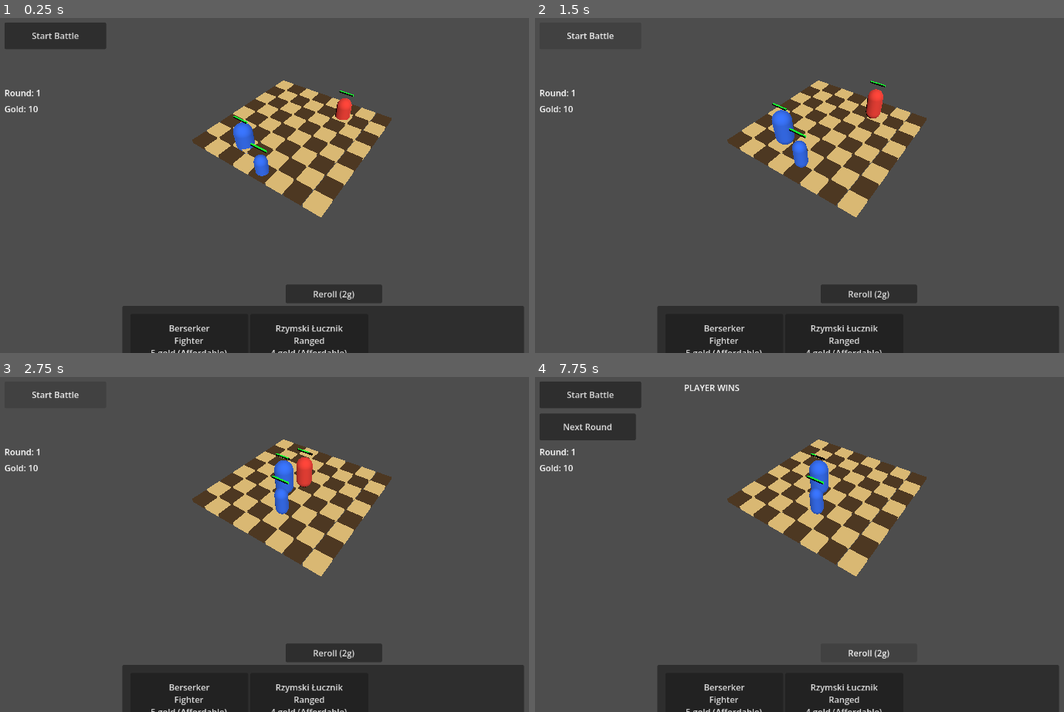
Above: before the commit, frames 1-4 (two rows, left to right).
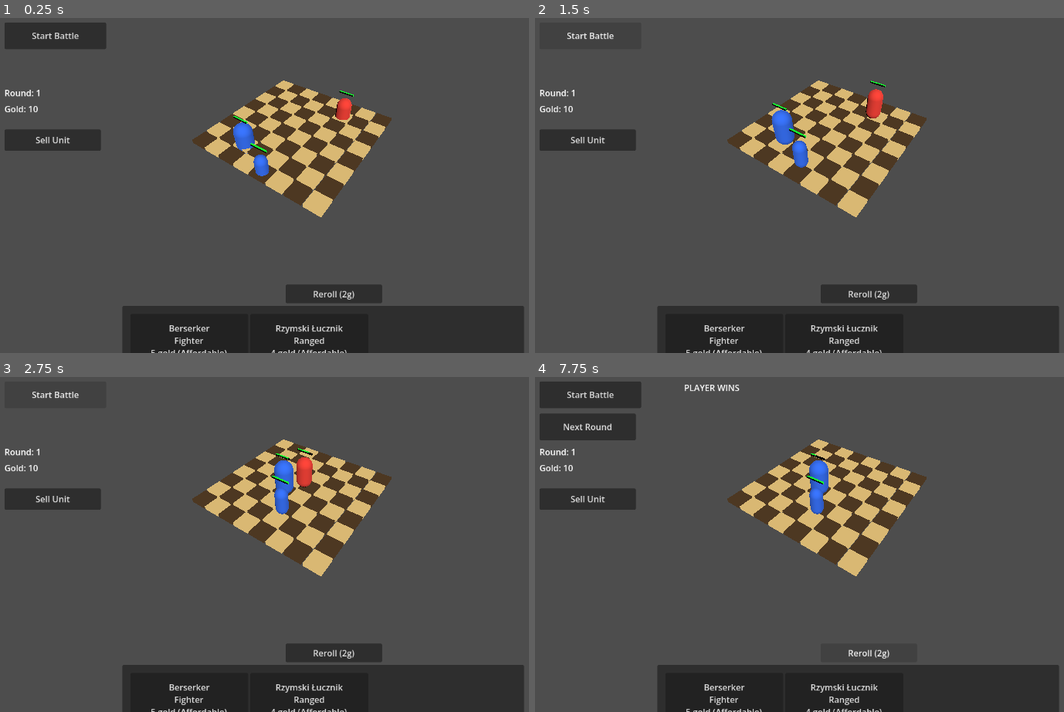
Above: after the commit, the same moments.

Repository: janmgryka-bit/warmarket
Game: Godot game, scene res://scenes/Main.tscn
The game is run twice, just before and just after one commit, with the same random seed, the same clock (stepped at 60 frames per second) and the same inputs.
Inputs (mouse positions are in pixels of both pictures, inside the frame that each line leads up to):
- Up to frame 1 (0.25 s): no input
- Up to frame 2 (1.5 s): click (587, 138) at 0.5 s, where only the run after the commit has a clickable "Sell Unit"; click "Start Battle" at 1.25 s
- Up to frame 3 (2.75 s): click "Start Battle" at 2 s
- Up to frame 4 (7.75 s): click "Berserker Fighter 5 gold (Aff…" at 2.75 s; click "Rzymski Łucznik Ranged 4 gold…" at 3.5 s; click "Reroll (2g)" at 4.25 s; click "Berserker Fighter 5 gold (Aff…" at 5 s; click (587, 497) at 5.75 s, where only the run after the commit has a clickable "Sell Unit"; click "Rzymski Łucznik Ranged 4 gold…" at 6.5 s; click "Reroll (2g)" at 7.25 s

The runs differ from the first frame. In frame 1, 1.1% of the frame differs, in the area x 0-19%, y 33-40%; in frame 2, 1.1%; in frame 3, 1.1%; in frame 4, 1.1%.

Commit message:
Add selling selected units

Diff:
--- a/godot_project/war-market/scenes/Main.tscn
+++ b/godot_project/war-market/scenes/Main.tscn
@@ -62,6 +62,13 @@
 offset_bottom = 210.0
 text = "Gold: 10"
 
+[node name="SellUnitButton" type="Button" parent="UI" unique_id=1612883264]
+offset_left = 30.0
+offset_top = 230.0
+offset_right = 210.0
+offset_bottom = 270.0
+text = "Sell Unit"
+
 [node name="ShopPanel" type="Panel" parent="UI" unique_id=1612883262]
 offset_left = 250.0
 offset_top = 560.0
@@ -85,3 +92,4 @@
 [connection signal="pressed" from="UI/StartBattleButton" to="." method="_on_start_battle_button_pressed"]
 [connection signal="pressed" from="UI/RestartRoundButton" to="." method="_on_restart_round_button_pressed"]
 [connection signal="pressed" from="UI/RerollButton" to="." method="_on_reroll_button_pressed"]
+[connection signal="pressed" from="UI/SellUnitButton" to="." method="_on_sell_unit_button_pressed"]
--- a/godot_project/war-market/scripts/game.gd
+++ b/godot_project/war-market/scripts/game.gd
@@ -10,6 +10,7 @@
 @onready var gold_label: Label = $UI/GoldLabel
 @onready var round_label: Label = $UI/RoundLabel
 @onready var reroll_button: Button = $UI/RerollButton
+@onready var sell_unit_button: Button = $UI/SellUnitButton
 
 # Resources
 var unit_scene: PackedScene = preload("res://units/Unit.tscn")
@@ -410,6 +411,55 @@
 	populate_shop()
 	print("Rerolled shop for ", reroll_cost, " gold")
 
+func _on_sell_unit_button_pressed() -> void:
+	if battle_started:
+		print("Cannot sell unit during battle")
+		return
+
+	if selected_unit == null or not is_instance_valid(selected_unit):
+		print("No unit selected to sell")
+		return
+
+	if selected_unit.team_id != 0:
+		print("Cannot sell enemy unit")
+		return
+
+	if not selected_unit.has_meta("roster_id"):
+		print("Selected unit has no roster_id")
+		return
+
+	var roster_id = selected_unit.get_meta("roster_id")
+	var roster_entry = null
+	var roster_index = -1
+
+	for i in range(player_roster.size()):
+		if player_roster[i]["roster_id"] == roster_id:
+			roster_entry = player_roster[i]
+			roster_index = i
+			break
+
+	if roster_entry == null:
+		print("Roster entry not found for unit with roster_id ", roster_id)
+		return
+
+	var unit_id = roster_entry["unit_id"]
+	var unit_data = unit_database.get_unit_data(unit_id)
+
+	if unit_data.is_empty():
+		print("Unit data not found for unit_id ", unit_id)
+		return
+
+	var refund = unit_data["base_price"]
+
+	player_gold += refund
+	player_roster.remove_at(roster_index)
+	selected_unit.queue_free()
+	selected_unit = null
+
+	update_gold_label()
+	populate_shop()
+	print("Sold ", unit_data["name"], " for ", refund, " gold")
+
 # UI
 func update_gold_label() -> void:
 	gold_label.text = "Gold: %d" % player_gold
